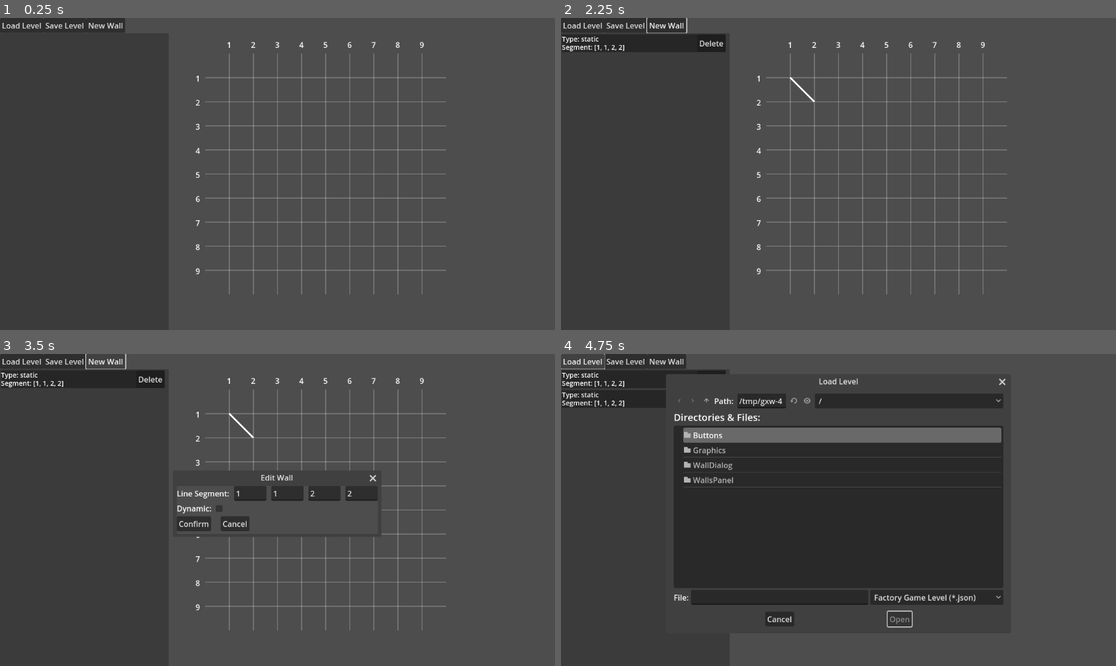
Above: before the commit, frames 1-4 (two rows, left to right).
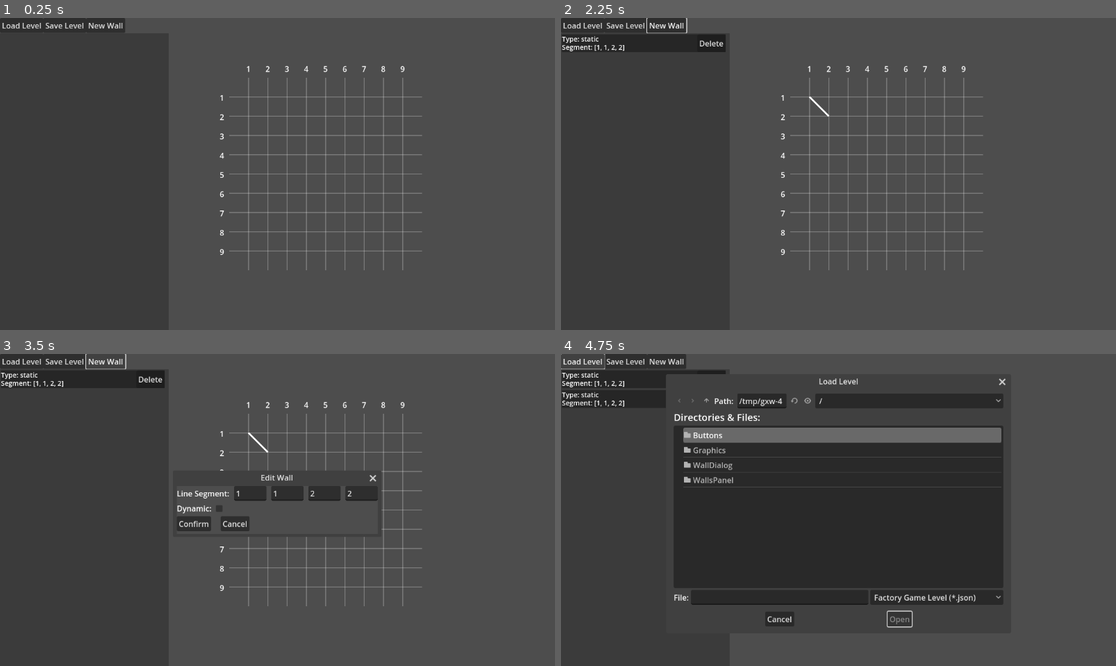
Above: after the commit, the same moments.

Repository: 7Limes/factory-minigame-editor
Game: Godot game, scene res://root.tscn
The game is run twice, just before and just after one commit, with the same random seed, the same clock (stepped at 60 frames per second) and the same inputs.
Inputs:
- Up to frame 1 (0.25 s): no input
- Up to frame 2 (2.25 s): click "New Wall" at 0.5 s; click "New Wall" at 1.25 s; click "Confirm" at 2 s
- Up to frame 3 (3.5 s): click "New Wall" at 2.75 s
- Up to frame 4 (4.75 s): click "Confirm" at 3.5 s; click "Load Level" at 4.25 s

The runs differ from the first frame. In frame 1, 3.8% of the frame differs, in the area x 35-81%, y 7-89%; in frame 2, 3.9%; in frame 3, 3.0%; in frame 4, less than 0.1%.

Commit message:
Move grid_generator.gd into Graphics directory

Diff:
--- a/root.tscn
+++ b/root.tscn
@@ -3,7 +3,7 @@
 [ext_resource type="Script" path="res://root.gd" id="1_7hbtw"]
 [ext_resource type="Script" path="res://Buttons/menubar.gd" id="1_38hau"]
 [ext_resource type="Script" path="res://WallsPanel/walls_panel.gd" id="3_10dl3"]
-[ext_resource type="Script" path="res://grid_generator.gd" id="3_dpsan"]
+[ext_resource type="Script" path="res://Graphics/grid_generator.gd" id="3_dpsan"]
 [ext_resource type="PackedScene" uid="uid://0k5vbnv4udth" path="res://WallDialog/wall_dialog.tscn" id="4_s4300"]
 [ext_resource type="Script" path="res://Graphics/wall_drawer.gd" id="5_gh4vr"]
 
@@ -71,7 +71,6 @@
 [node name="GridGenerator" type="Node2D" parent="."]
 position = Vector2(500, 300)
 script = ExtResource("3_dpsan")
-spacing = 50
 
 [node name="WallDrawer" type="Node2D" parent="."]
 script = ExtResource("5_gh4vr")
Renamed: grid_generator.gd -> Graphics/grid_generator.gd
